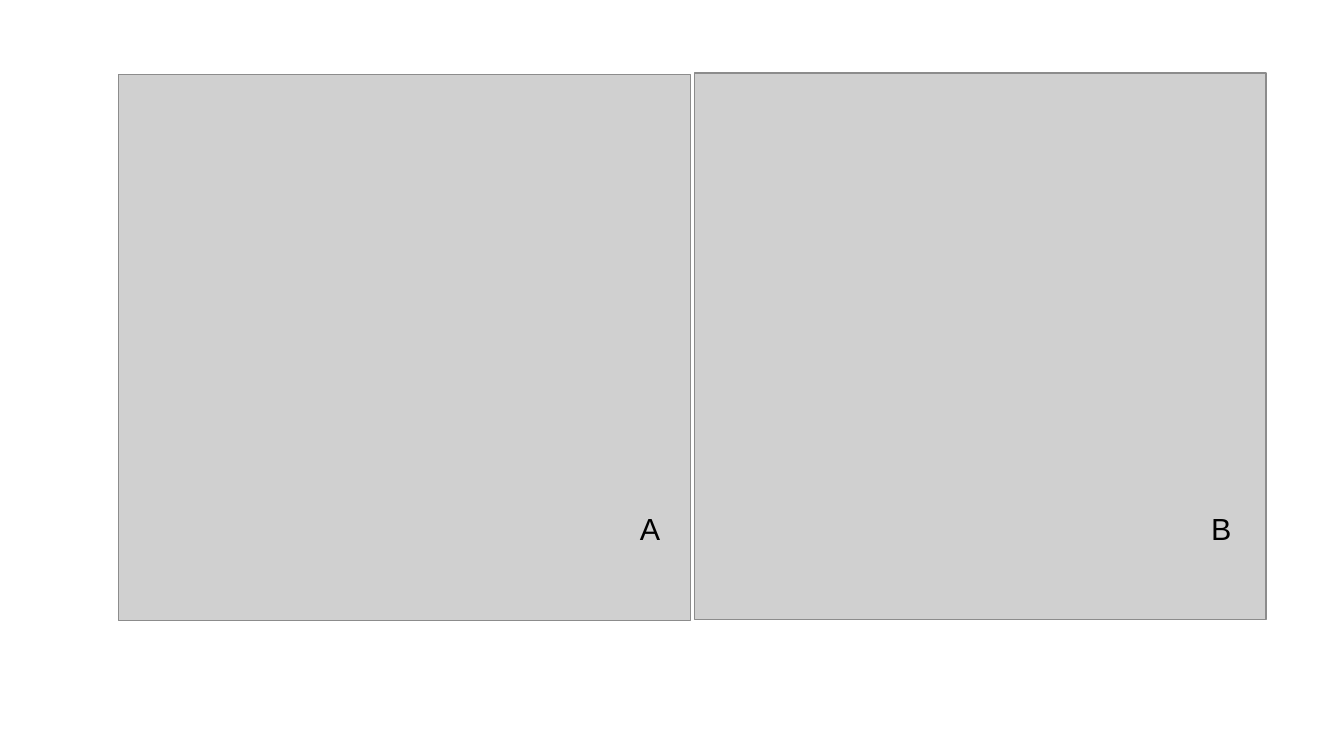
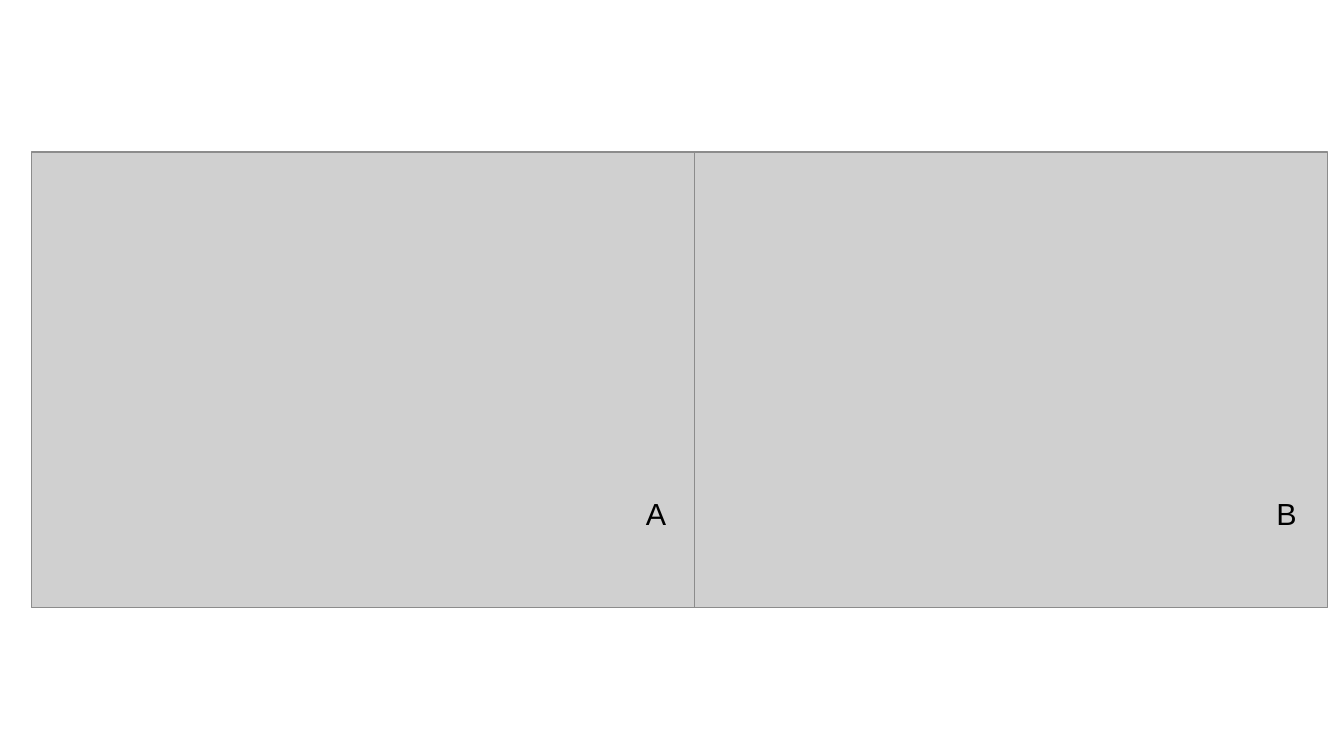
Before and after one commit to neko1010/SentinelFusion, a slide deck: slide 1 of output/figs/varImp.odp. Drawn at 1344x756 pixels with LibreOffice and Linux fonts; fonts in the diff are those of the drawing; grey boxes stand for pictures. Boxes give left, top, right and bottom in pixels: in the first picture for what was removed or moved away, otherwise in the second. Text is boxed around its words. In the diff, an @@ line names an element or a change of style, - is before the commit and + after.

```diff
--- a/output/figs/varImp.odp
+++ b/output/figs/varImp.odp
@@ picture: place and size @@
-picture at (118, 74, 690, 621)
+picture at (32, 152, 695, 609)
@@ picture: place and size @@
-picture at (695, 73, 1267, 620)
+picture at (666, 152, 1329, 609)
@@ text "A": place and size @@
-text "A" at (640, 519, 660, 540)
+text "A" at (646, 504, 666, 525)
@@ text "B": place and size @@
-text "B" at (1211, 519, 1231, 540)
+text "B" at (1276, 504, 1296, 525)
```
Also in this commit, not shown: 35 other files.
